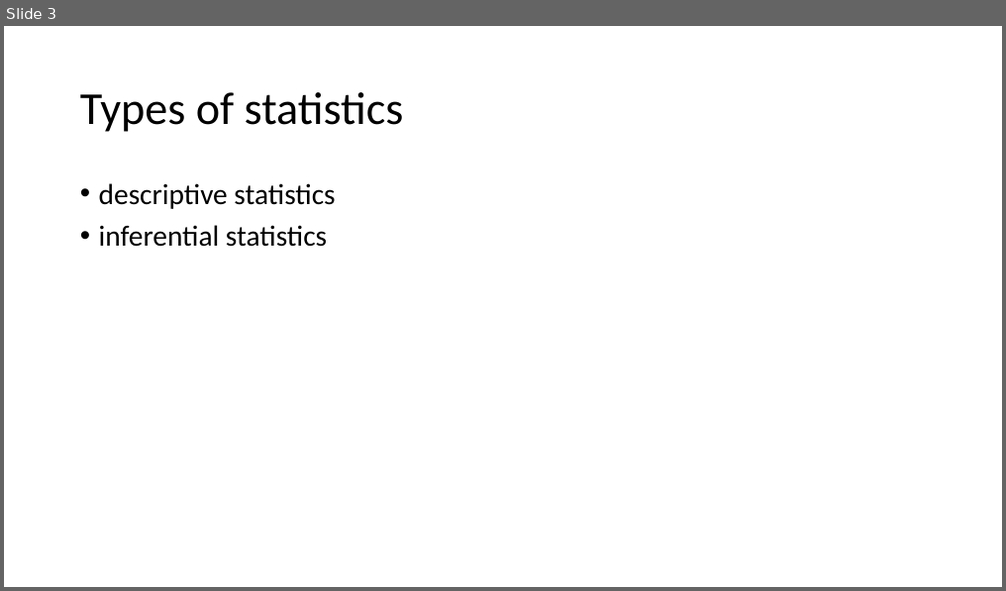
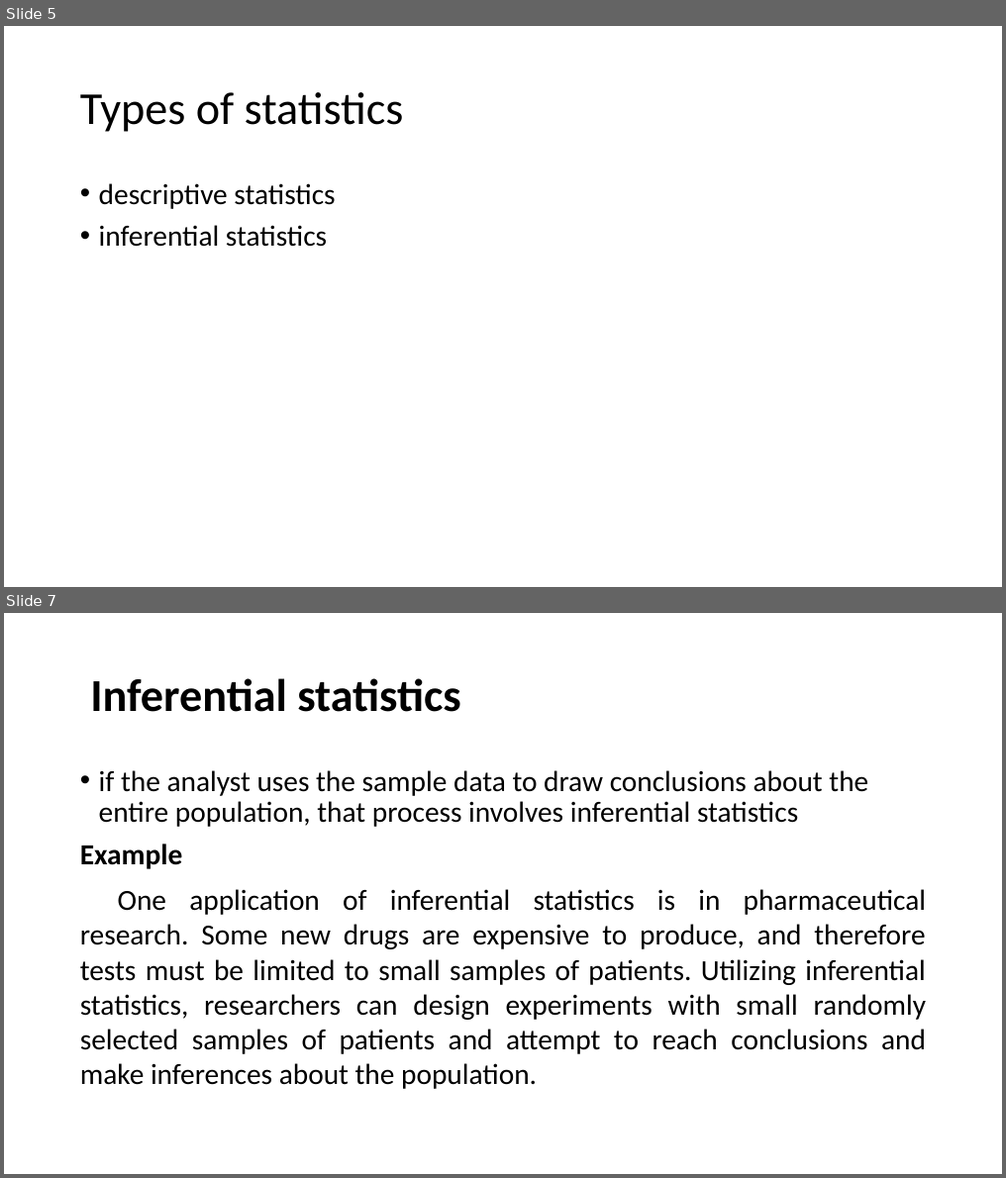
Before and after one commit to joviyal-arun/STAT_TUTORIAL_DOCUMENTS, a slide deck: statistics_tutorial.pptx. Shown one above the other, each under a label of ours: slide 3 before the commit, slides 5 and 7 after it; the slides between them are not shown. The pictures are 1006x591 and 1006x1178 pixels, drawn with LibreOffice and Linux fonts; fonts in the diff are those of the drawing. Boxes give left, top, right and bottom in pixels: in the first picture for what was removed or moved away, otherwise in the second. Text is boxed around its words. In the diff, an @@ line names an element or a change of style, - is before the commit and + after.

Commit message:
type of stat and data measurement is completed

```diff
--- a/statistics_tutorial.pptx
+++ b/statistics_tutorial.pptx
@@ slide 7 added at [4,613,1002,1174], background #FFFFFF @@
@@ title added at [90,678,461,712], 44 pt, text #000000, bold @@
+Inferential statistics
@@ text added at [80,770,927,1089], 28 pt, text #000000 @@
+• if the analyst uses the sample data to draw conclusions about the entire population, that process involves inferential statistics
+Example
+One application of inferential statistics is in pharmaceutical research. Some new drugs are expensive to produce, and therefore tests must be limited to small samples of patients. Utilizing inferential statistics, researchers can design experiments with small randomly selected samples of patients and attempt to reach conclusions and make inferences about the population.
@@ what was slide 3 is now slide 5 @@
```
Also in this commit, not shown: 1 slide changed, 13 other slides added.
